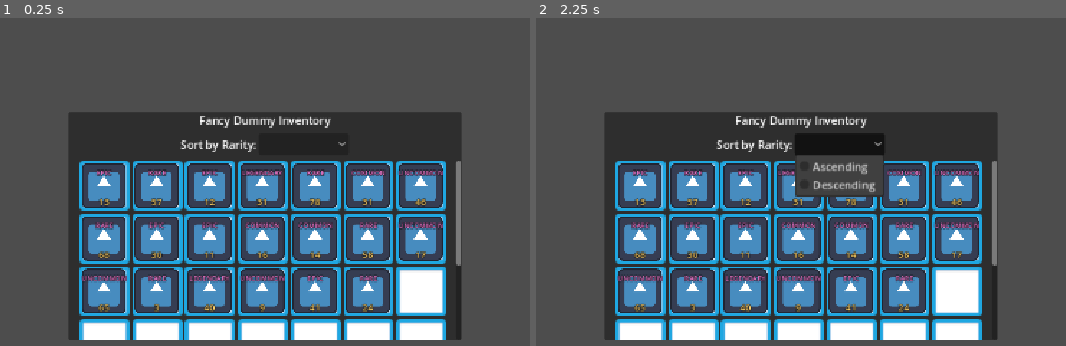
Above: before the commit, frames 1-2 (left to right).
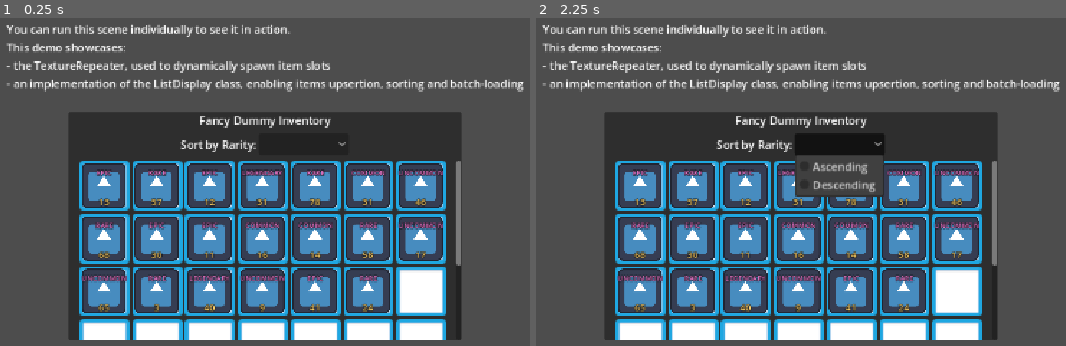
Above: after the commit, the same moments.

Repository: Dodoveloper/godot-reusable-ui-components
Game: Godot game, scene res://demos/inventory_demo/inventory_demo.tscn
Same seed, same stepped clock (60 frames per second), same inputs: the game is played once before the commit and once after it. The project has no main scene, so this scene is started directly. The engine's default icon, where the game draws it, is replaced by a stand-in: a white triangle on a blue panel in a dark square.
Inputs (mouse positions are in pixels of both pictures, inside the frame that each line leads up to):
- Up to frame 1 (0.25 s): no input
- Up to frame 2 (2.25 s): click (838, 142) at 0.5 s; click (838, 142) at 1.25 s; click (838, 142) at 2 s

The runs differ from the first frame. In frame 1, 3.5% of the frame differs, in the area x 1-99%, y 1-23%; in frame 2, 3.5%.

Commit message:
improvement: small tweaks to demos

Diff:
--- a/demos/inventory_demo/inventory_demo.gd
+++ b/demos/inventory_demo/inventory_demo.gd
@@ -1,4 +1,4 @@
-extends PanelContainer
+extends Control
 
 
 const DUMMY_ITEM_COUNT := 100
--- a/demos/inventory_demo/inventory_demo.tscn
+++ b/demos/inventory_demo/inventory_demo.tscn
@@ -5,7 +5,17 @@
 [ext_resource type="Texture2D" uid="uid://4bc30bd2ul65" path="res://demos/inventory_demo/assets/slot_tile.png" id="2_i8fni"]
 [ext_resource type="PackedScene" uid="uid://l0b5h2ihp2bn" path="res://demos/inventory_demo/item_list_display/item_list_display.tscn" id="4_cnost"]
 
-[node name="InventoryDemo" type="PanelContainer" unique_id=339178906]
+[node name="InventoryDemo" type="Control" unique_id=466065189]
+layout_mode = 3
+anchors_preset = 15
+anchor_right = 1.0
+anchor_bottom = 1.0
+grow_horizontal = 2
+grow_vertical = 2
+script = ExtResource("1_edc4j")
+
+[node name="Inventory" type="PanelContainer" parent="." unique_id=339178906]
+layout_mode = 1
 anchors_preset = 8
 anchor_left = 0.5
 anchor_top = 0.5
@@ -17,30 +27,29 @@
 offset_bottom = 164.25
 grow_horizontal = 2
 grow_vertical = 2
-script = ExtResource("1_edc4j")
 
-[node name="VBoxContainer" type="VBoxContainer" parent="." unique_id=1165020082]
+[node name="VBoxContainer" type="VBoxContainer" parent="Inventory" unique_id=1165020082]
 layout_mode = 2
 theme_override_constants/separation = 8
 
-[node name="Label" type="Label" parent="VBoxContainer" unique_id=317828639]
+[node name="Label" type="Label" parent="Inventory/VBoxContainer" unique_id=317828639]
 layout_mode = 2
 text = "Fancy Dummy Inventory"
 horizontal_alignment = 1
 
-[node name="HBoxContainer" type="HBoxContainer" parent="VBoxContainer" unique_id=721929002]
+[node name="HBoxContainer" type="HBoxContainer" parent="Inventory/VBoxContainer" unique_id=721929002]
 layout_mode = 2
 theme_override_constants/separation = 8
 alignment = 1
 
-[node name="Rarity" type="HBoxContainer" parent="VBoxContainer/HBoxContainer" unique_id=1753202053]
+[node name="Rarity" type="HBoxContainer" parent="Inventory/VBoxContainer/HBoxContainer" unique_id=1753202053]
 layout_mode = 2
 
-[node name="Label" type="Label" parent="VBoxContainer/HBoxContainer/Rarity" unique_id=1094953150]
+[node name="Label" type="Label" parent="Inventory/VBoxContainer/HBoxContainer/Rarity" unique_id=1094953150]
 layout_mode = 2
 text = "Sort by Rarity:"
 
-[node name="SortByRarityButton" type="OptionButton" parent="VBoxContainer/HBoxContainer/Rarity" unique_id=1888466025]
+[node name="SortByRarityButton" type="OptionButton" parent="Inventory/VBoxContainer/HBoxContainer/Rarity" unique_id=1888466025]
 unique_name_in_owner = true
 layout_mode = 2
 item_count = 2
@@ -49,18 +58,18 @@
 popup/item_1/text = "Descending"
 popup/item_1/id = 1
 
-[node name="ScrollContainer" type="ScrollContainer" parent="VBoxContainer" unique_id=760135423]
+[node name="ScrollContainer" type="ScrollContainer" parent="Inventory/VBoxContainer" unique_id=760135423]
 unique_name_in_owner = true
 layout_mode = 2
 size_flags_vertical = 3
 
-[node name="MarginContainer" type="MarginContainer" parent="VBoxContainer/ScrollContainer" unique_id=478837419]
+[node name="MarginContainer" type="MarginContainer" parent="Inventory/VBoxContainer/ScrollContainer" unique_id=478837419]
 layout_mode = 2
 size_flags_horizontal = 3
 size_flags_vertical = 3
 theme_override_constants/margin_left = 16
 
-[node name="TextureRepeater" type="FlowContainer" parent="VBoxContainer/ScrollContainer/MarginContainer" unique_id=1903938400]
+[node name="TextureRepeater" type="FlowContainer" parent="Inventory/VBoxContainer/ScrollContainer/MarginContainer" unique_id=1903938400]
 unique_name_in_owner = true
 propagate_maximum_size = false
 layout_mode = 2
@@ -70,13 +79,28 @@
 texture = ExtResource("2_i8fni")
 metadata/_custom_type_script = "uid://dt80076cvvsfg"
 
-[node name="MarginContainer" type="MarginContainer" parent="VBoxContainer/ScrollContainer/MarginContainer" unique_id=736050760]
+[node name="MarginContainer" type="MarginContainer" parent="Inventory/VBoxContainer/ScrollContainer/MarginContainer" unique_id=736050760]
 layout_mode = 2
 theme_override_constants/margin_left = 3
 theme_override_constants/margin_top = 4
 
-[node name="ItemListDisplay" parent="VBoxContainer/ScrollContainer/MarginContainer/MarginContainer" unique_id=2000655102 instance=ExtResource("4_cnost")]
+[node name="ItemListDisplay" parent="Inventory/VBoxContainer/ScrollContainer/MarginContainer/MarginContainer" unique_id=2000655102 instance=ExtResource("4_cnost")]
 unique_name_in_owner = true
 layout_mode = 2
 theme_override_constants/h_separation = 12
 theme_override_constants/v_separation = 12
+
+[node name="Label" type="Label" parent="." unique_id=2049427940]
+layout_mode = 1
+anchors_preset = 5
+anchor_left = 0.5
+anchor_right = 0.5
+offset_left = -372.0
+offset_top = 29.0
+offset_right = 372.0
+offset_bottom = 130.0
+grow_horizontal = 2
+text = "You can run this scene individually to see it in action.
+This demo showcases:
+- the TextureRepeater, used to dynamically spawn item slots
+- an implementation of the ListDisplay class, enabling items upsertion, sorting and batch-loading"
--- a/demos/scale_wrapper_demo/scale_wrapper_demo.tscn
+++ b/demos/scale_wrapper_demo/scale_wrapper_demo.tscn
@@ -73,5 +73,5 @@
 offset_top = 60.0
 offset_right = 764.0
 offset_bottom = 109.0
-text = "Each ScaleWrapper is allowing their direct child
-to be scaled inside a Container node"
+text = "Each ScaleWrapper is allowing their direct Control
+child to be scaled inside a Container node."
--- a/demos/slot_wheel_demo/slot_wheel_demo.tscn
+++ b/demos/slot_wheel_demo/slot_wheel_demo.tscn
@@ -78,8 +78,9 @@
 
 [node name="BoxContainer" type="BoxContainer" parent="SlotMachine/TextureSlotWheel" unique_id=769757280]
 layout_mode = 0
+offset_top = -136.0
 offset_right = 128.0
-offset_bottom = 1952.0
+offset_bottom = 1816.0
 theme_override_constants/separation = 8
 vertical = true
 
@@ -108,7 +109,21 @@
 
 [node name="BoxContainer" type="BoxContainer" parent="SlotMachine/TextSlotWheel" unique_id=1186060183]
 layout_mode = 0
+offset_top = -136.0
 offset_right = 128.0
-offset_bottom = 1248.0
+offset_bottom = 1112.0
 theme_override_constants/separation = 8
 vertical = true
+
+[node name="Label" type="Label" parent="." unique_id=1048105920]
+layout_mode = 1
+anchors_preset = 5
+anchor_left = 0.5
+anchor_right = 0.5
+offset_left = -204.0
+offset_top = 85.0
+offset_right = 204.0
+offset_bottom = 134.0
+grow_horizontal = 2
+text = "You can select the root node and check the properties
+under \"Editor Preview\" to test the slot machine."
